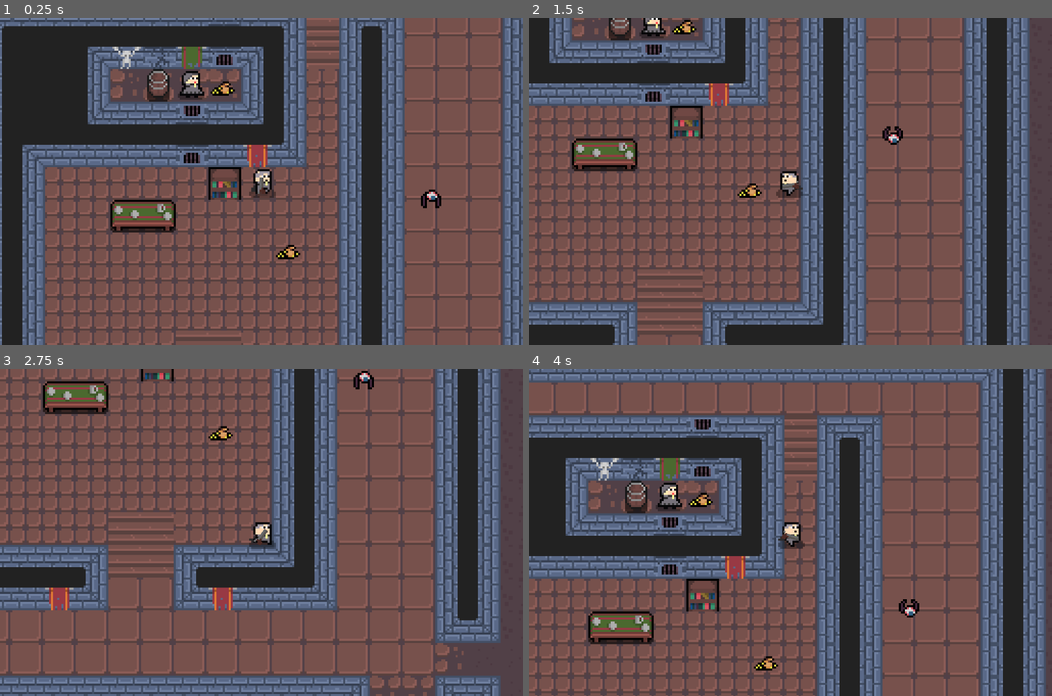
Above: before the commit, frames 1-4 (two rows, left to right).
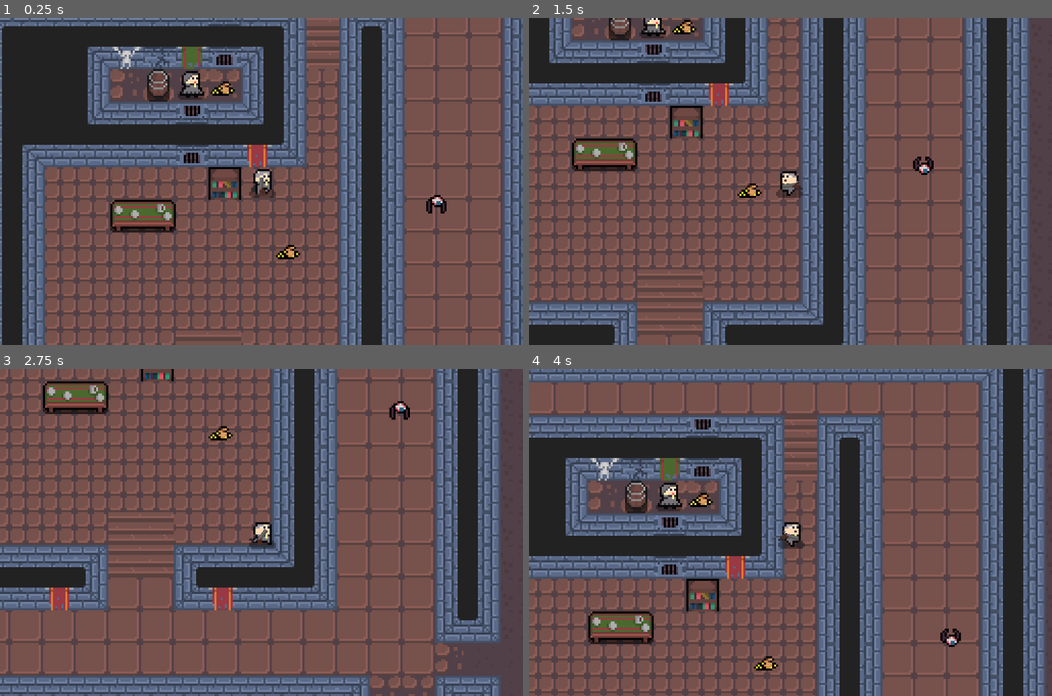
Above: after the commit, the same moments.

Repository: KrogSith/Holy_Quest
Game: Godot game, scene res://Scenes/Levels/dev_scene.tscn
Same seed, same stepped clock (60 frames per second), same inputs: the game is played once before the commit and once after it.
Inputs (mouse positions are in pixels of both pictures, inside the frame that each line leads up to):
- Up to frame 1 (0.25 s): no input
- Up to frame 2 (1.5 s): move the mouse to (905, 165) at 0.52 s; hold D (move_right) 0.53-1.28 s; click (905, 165) at 0.6 s; move the mouse to (685, 197) at 1.27 s; hold S (move_down) from 1.28 s (still down); click (685, 197) at 1.35 s
- Up to frame 3 (2.75 s): move the mouse to (313, 460) at 2.02 s; release S (move_down) at 2.03 s; hold D (move_right) from 2.03 s (still down); click (313, 460) at 2.1 s
- Up to frame 4 (4 s): move the mouse to (764, 597) at 2.77 s; release D (move_right) at 2.78 s; hold W (move_up) 2.78-3.53 s; click (764, 597) at 2.85 s; move the mouse to (947, 581) at 3.52 s; hold A (move_left) from 3.53 s (still down); click (947, 581) at 3.6 s

The runs differ from the first frame. In frame 1, 0.2% of the frame differs, in the area x 80-86%, y 52-60%; in frame 2, 0.3%; in frame 3, 0.3%, in the area x 67-79%, y 0-16%; in frame 4, 0.3%.

Commit message:
still developing bat ai

Diff:
--- a/Scenes/Characters/Enemies/enemy_bat.tscn
+++ b/Scenes/Characters/Enemies/enemy_bat.tscn
@@ -69,18 +69,6 @@
 shape = SubResource("CircleShape2D_f7w0c")
 debug_color = Color(0.996078, 0, 0.176471, 0.419608)
 
-[node name="End_Timer" type="Timer" parent="."]
-wait_time = 5.0
-one_shot = true
-
-[node name="RayCast2D" type="RayCast2D" parent="."]
-target_position = Vector2(0, 0)
-collision_mask = 4
-
-[node name="Line2D" type="Line2D" parent="RayCast2D"]
-width = 100.0
-default_color = Color(1, 0, 0, 1)
-
 [node name="DeathSound" type="AudioStreamPlayer2D" parent="."]
 stream = ExtResource("3_5v5hp")
 volume_db = 10.0
@@ -89,4 +77,13 @@
 visible = false
 texture = ExtResource("4_1aa8g")
 
+[node name="Wander_time" type="Timer" parent="."]
+wait_time = 0.001
+autostart = true
+
+[node name="See_timer" type="Timer" parent="."]
+wait_time = 4.0
+
 [connection signal="body_entered" from="Area2D" to="." method="_on_area_2d_body_entered"]
+[connection signal="timeout" from="Wander_time" to="." method="_on_wander_time_timeout"]
+[connection signal="timeout" from="See_timer" to="." method="_on_see_timer_timeout"]
--- a/Scripts/Characters/Enemies/Enemy_Bat.gd
+++ b/Scripts/Characters/Enemies/Enemy_Bat.gd
@@ -1,12 +1,12 @@
 extends CharacterBody2D
 
 
-const SPEED = 30
+const SPEED = 30.0
 
 @export var player: CharacterBody2D
 enum State {
-	Attack,
-	Wander
+	Wander,
+	Attack
 }
 var current_state = State.Wander
 var rng = RandomNumberGenerator.new()
@@ -15,32 +15,27 @@
 
 
 func _ready():
-	rng.randomize()
+	$Wander_time.wait_time = rng.randf_range(1, 3)
 
 
 func _physics_process(delta):
 	if !dead:
-		#draw_line(global_position, player.global_position, Color.RED, 8.0)
 		if hp <= 0:
 			death()
 		state_switch()
-		print(current_state)
+		#print(current_state)
 		match current_state:
 			State.Wander:
-				velocity.x = 0
-				velocity.y = 0
+				$See_timer.stop()
+				#$Wander_time.autostart = true
+				print($Wander_time.time_left)
 			State.Attack:
+				$Wander_time.stop()
 				var dir = Vector2(0, 0)
 				velocity = dir*SPEED
 		anim()
 		move_and_slide()
 
-
-func makepath():
-	$NavigationAgent2D.target_position = player.global_position
-
-func _on_timer_timeout():
-	makepath()
 
 func anim():
 	if velocity.x < 0:
@@ -57,11 +52,17 @@
 func state_switch():
 	var player_distance = player.position - position
 	if player_distance.length() <= 60:
-		$RayCast2D.target_position = player.global_position
 		#print($RayCast2D.target_position)
-		if $RayCast2D.is_colliding() == false:
+		var space_state = get_world_2d().direct_space_state
+		var query = PhysicsRayQueryParameters2D.create(global_position, player.global_position)
+		query.exclude = [self]
+		var result = space_state.intersect_ray(query)
+		#print(result)
+		if result ['collider'] == player:
+			$See_timer.start()
 			current_state = State.Attack
-			$End_Timer.start()
+		else:
+			pass
 
 
 func death():
@@ -69,11 +70,20 @@
 	dead = true
 	$AnimatedSprite2D.queue_free()
 	$CollisionShape2D.queue_free()
-	$RayCast2D.queue_free()
 	$Area2D.queue_free()
-	$End_Timer.queue_free()
 	if $AnimatedSprite2D.flip_h == true:
 		$DeadBody.flip_h = true
 	else:
 		pass
 	$DeadBody.visible = true
+
+
+func _on_wander_time_timeout():
+	velocity.x = rng.randf_range(-20.0, 20.0)
+	velocity.y = rng.randf_range(-20.0, 20.0)
+	$Wander_time.wait_time = rng.randf_range(2, 5)
+
+
+func _on_see_timer_timeout():
+	$Wander_time.start(0.1)
+	current_state = State.Wander
